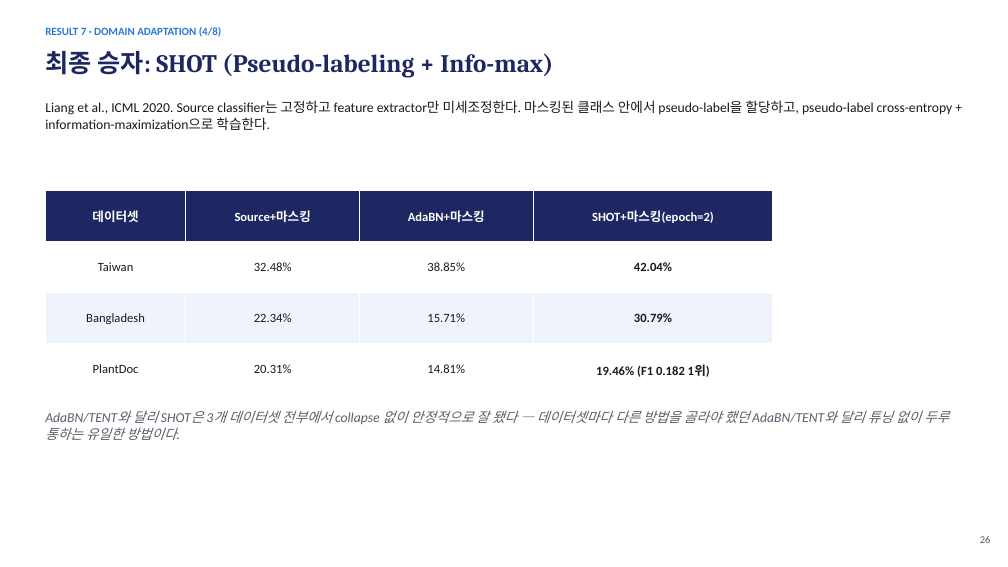
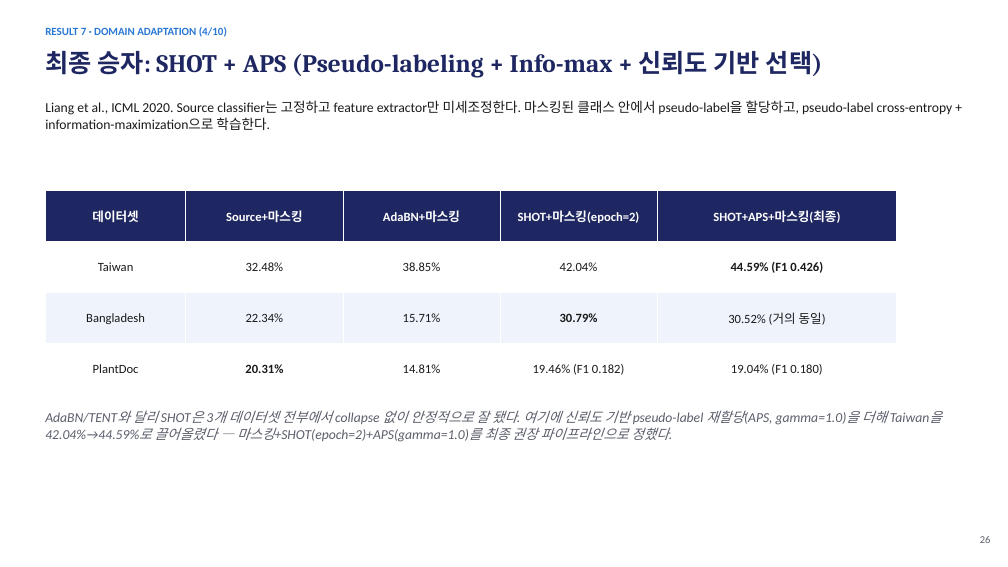
Before and after one commit to sara0813/tomato-disease-v2, a slide deck: slide 27 of docs/CNN_토마토_병해분류_V2_진행보고.pptx. Drawn at 1008x567 pixels with LibreOffice and Linux fonts; fonts in the diff are those of the drawing. Boxes give left, top, right and bottom in pixels: in the first picture for what was removed or moved away, otherwise in the second. Text is boxed around its words. In the diff, an @@ line names an element or a change of style, - is before the commit and + after.

```diff
--- a/docs/CNN_토마토_병해분류_V2_진행보고.pptx
+++ b/docs/CNN_토마토_병해분류_V2_진행보고.pptx
@@ text at (45,27,227,37): text changed @@
-RESULT 7 · DOMAIN ADAPTATION (4/8)
+RESULT 7 · DOMAIN ADAPTATION (4/10)
@@ text at (45,51,823,78): text changed @@
-최종 승자: SHOT (Pseudo-labeling + Info-max)
+최종 승자: SHOT + APS (Pseudo-labeling + Info-max + 신뢰도 기반 선택)
@@ table at (45,191,898,395) @@
-column 4: SHOT+마스킹(epoch=2) | 42.04% | 30.79% | 19.46% (F1 0.182 1위)
+column 4: SHOT+마스킹(epoch=2) | 42.04% | 30.79% | 19.46% (F1 0.182)
+column 5: SHOT+APS+마스킹(최종) | 44.59% (F1 0.426) | 30.52% (거의 동일) | 19.04% (F1 0.180)
@@ table: place and size @@
-table at (45,191,774,395)
+table at (45,191,898,395)
@@ text at (45,410,887,442): text changed @@
-AdaBN/TENT와 달리 SHOT은 3개 데이터셋 전부에서 collapse 없이 안정적으로 잘 됐다 — 데이터셋마다 다른 방법을 골라야 했던 AdaBN/TENT와 달리 튜닝 없이 두루 통하는 유일한 방법이다.
+AdaBN/TENT와 달리 SHOT은 3개 데이터셋 전부에서 collapse 없이 안정적으로 잘 됐다. 여기에 신뢰도 기반 pseudo-label 재할당(APS, gamma=1.0)을 더해 Taiwan을 42.04%→44.59%로 끌어올렸다 — 마스킹+SHOT(epoch=2)+APS(gamma=1.0)를 최종 권장 파이프라인으로 정했다.
```
Also in this commit, not shown: 9 other slides changed, 2 slides added.
